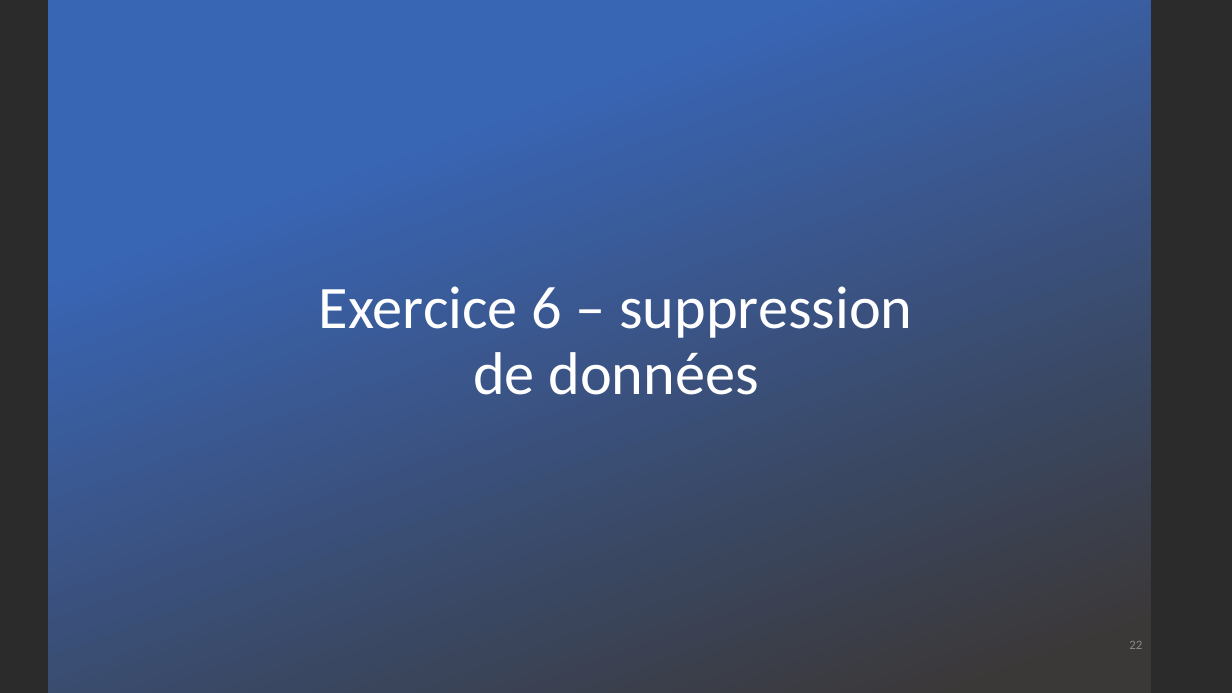
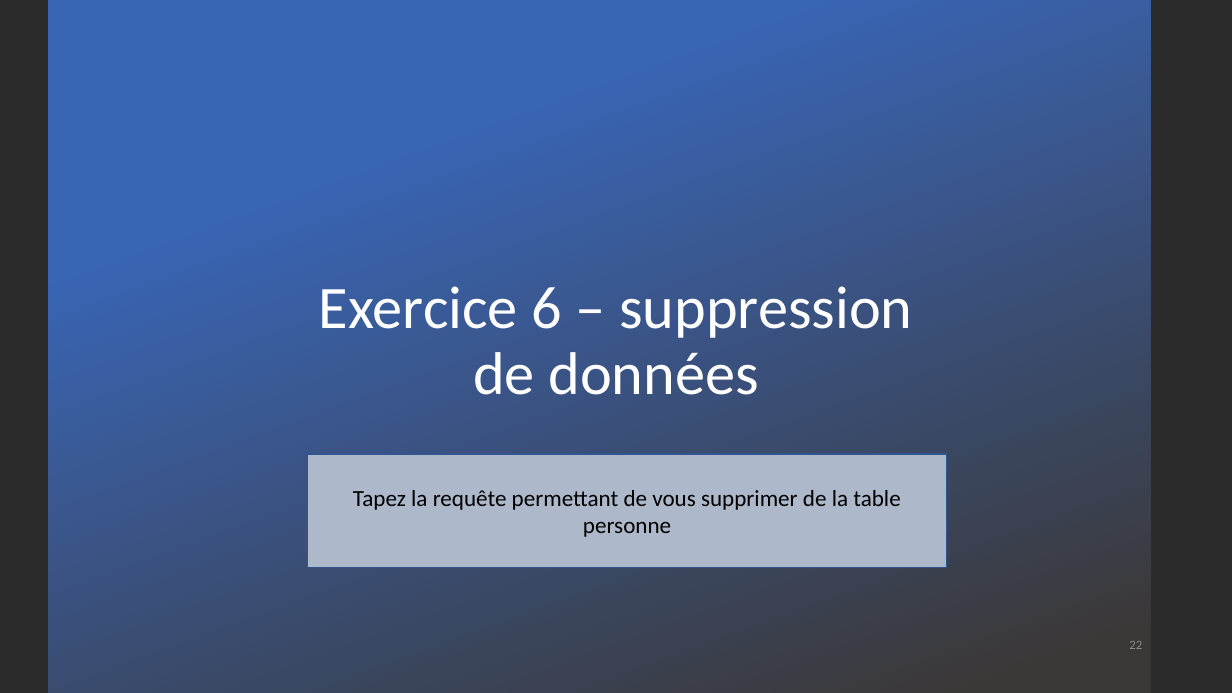
Before and after one commit to DylanMielot/FormationFormateur, a slide deck: slide 22 of Formation de formateur.pptx. Drawn at 1232x693 pixels with LibreOffice and Linux fonts; fonts in the diff are those of the drawing; background and template pictures are left out; a plain dark background stands for a picture behind light text. Boxes give left, top, right and bottom in pixels: in the first picture for what was removed or moved away, otherwise in the second. Text is boxed around its words. In the diff, an @@ line names an element or a change of style, - is before the commit and + after.

```diff
--- a/Formation de formateur.pptx
+++ b/Formation de formateur.pptx
@@ rectangle added at bbox=[308, 454, 946, 567], fill #ADB9CA, outline #325491 1 pt, 18 pt, text #000000 @@
+Tapez la requête permettant de vous supprimer de la table personne
```
Also in this commit, not shown: 13 other slides changed, 1 slide added, 2 slides removed, 1 other file.
